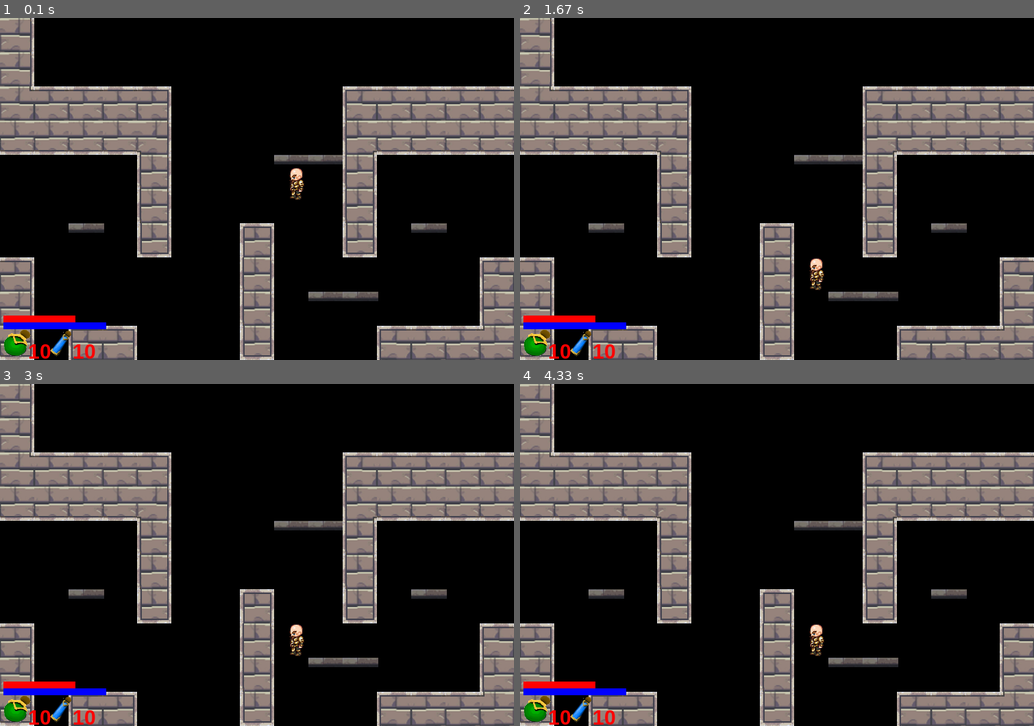
Above: before the commit, frames 1-4 (two rows, left to right).
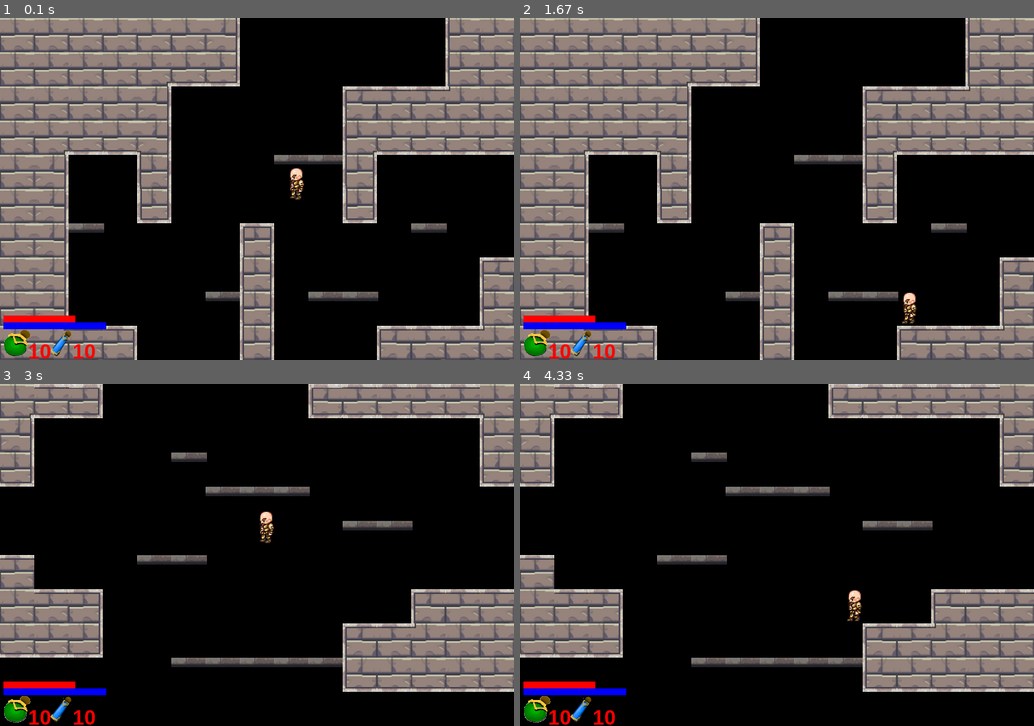
Above: after the commit, the same moments.

Repository: MFTI-summer/ROGUE-LEGACY
Game: pygame game, started from Main Project/MainProjectRogue_Legacy.py
The game is run twice, just before and just after one commit, with the same random seed, the same clock (stepped at 60 frames per second) and the same inputs.
Inputs (mouse positions are in pixels of both pictures, inside the frame that each line leads up to):
- Up to frame 1 (0.1 s): no input
- Up to frame 2 (1.67 s): hold D 0.33-0.8 s; hold D 0.83-1.3 s; hold A from 1.33 s (still down)
- Up to frame 3 (3 s): release A at 1.87 s; click (262, 578) at 2.28 s; hold A 2.57-2.97 s
- Up to frame 4 (4.33 s): hold D 3-3.63 s; hold A from 4.07 s (still down)

The runs differ from the first frame. In frame 1, 20% of the frame differs, in the area x 0-100%, y 0-100%; in frame 2, 20%; in frame 3, 44%; in frame 4, 44%.

Commit message:
4-й пошел

Diff:
--- a/Main Project/Hero.py
+++ b/Main Project/Hero.py
@@ -23,7 +23,7 @@
         self.can_play = True
         # ща буит куча переменных, поэтому держись
         # Необходимые для анимации переменные
-        self.current_level = 5
+        self.current_level = 4
         self.jumpDown = False  # Должны ли мы спрыгнуть вниз
         self.onPlatform = False  # Стоим ли мы на полупрозрачной платформе
         self.hp = Hero.MAX_HP  # хп героя
--- a/Main Project/Tiles.py
+++ b/Main Project/Tiles.py
@@ -64,7 +64,7 @@
 ...~..........<
 R~............I
 R....<------>.I
-.~~..I======|DI
+>~~..I======|DI
 """, # 2
     """
 ..I=========|..
@@ -92,16 +92,16 @@
 """,  # 4
 
     """
-|.......UU.....
-|..............
-`--->.....<----
-____:.....!____
-....]...~~]....
-....].....]...R
-..~.}..{..}.~.R
->......]......<
-|......].~~...I
-№.<>DD.}...<--,
+======|.UU...I=
+===="_№......I=
+====|.....<--,=
+="__:.....!____
+=|..]...~~]....
+=|..}.....}...R
+=|~....{....~.R
+=|.....]......<
+=|....~].~~...I
+=`->DD.]...<--,
 """,  # 5
     """
 |.....I=="__|UU
